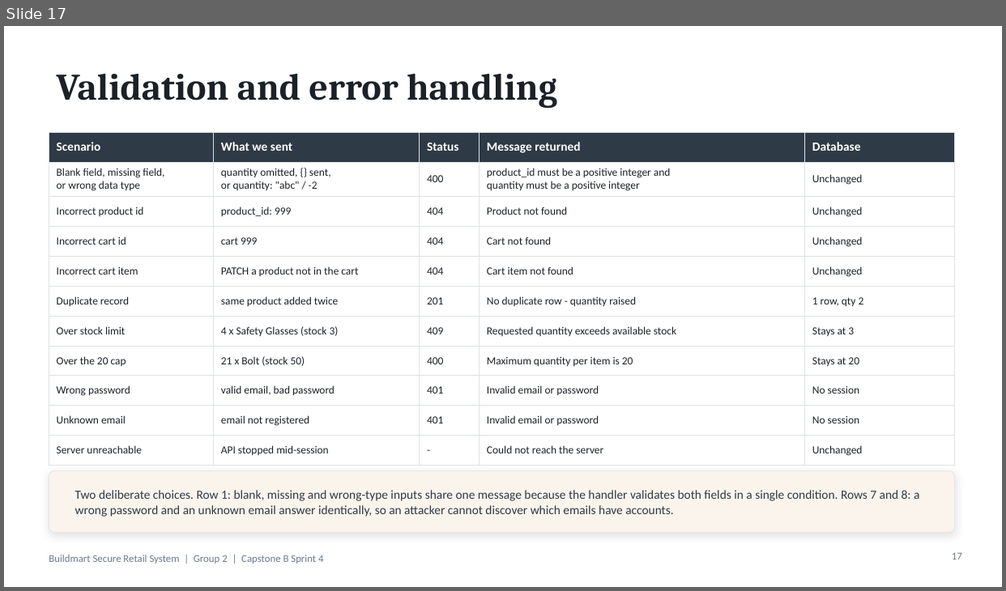
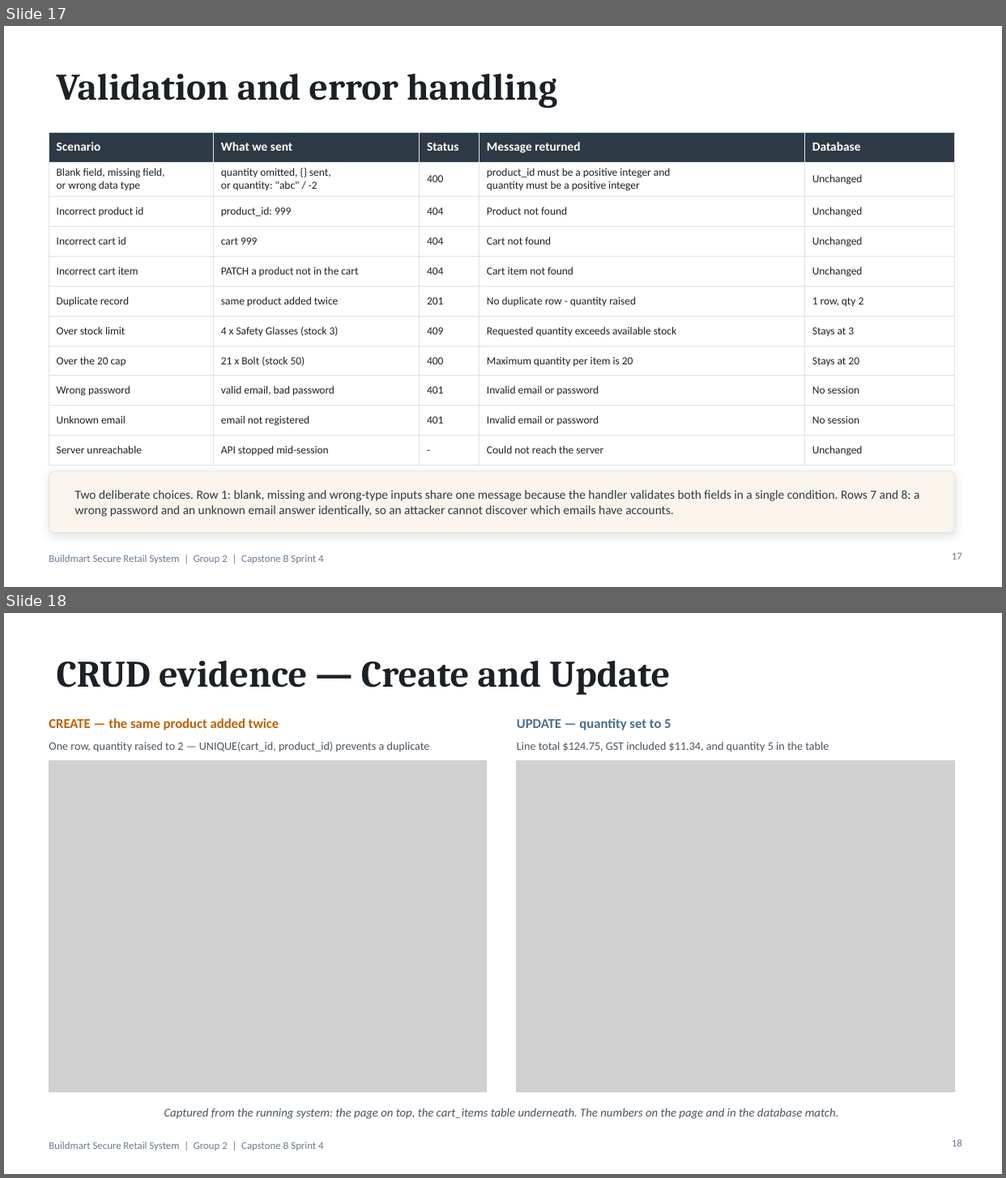
Before and after one commit to CapstoneAB/capstone_A_B, a slide deck: docs/sprint4/presentation/Buildmart-Sprint4-Final-Presentation.pptx. Shown one above the other, each under a label of ours: slide 17 before the commit, slides 17 and 18 after it. The pictures are 1006x591 and 1006x1178 pixels, drawn with LibreOffice and Linux fonts; fonts in the diff are those of the drawing; grey boxes stand for pictures. Boxes give left, top, right and bottom in pixels: in the first picture for what was removed or moved away, otherwise in the second. Text is boxed around its words. In the diff, an @@ line names an element or a change of style, - is before the commit and + after.

```diff
--- a/docs/sprint4/presentation/Buildmart-Sprint4-Final-Presentation.pptx
+++ b/docs/sprint4/presentation/Buildmart-Sprint4-Final-Presentation.pptx
@@ slide 18 added at <box>4,613,1002,1174</box>, background #FFFFFF; not listed: 1 template element that a slide beside it also shows @@
@@ title added at <box>57,661,670,695</box>, 36 pt, text #1C2127, bold @@
+CRUD evidence — Create and Update
@@ text added at <box>49,718,279,730</box>, 13 pt, text #C25E00, bold @@
+CREATE — the same product added twice
@@ text added at <box>517,718,671,730</box>, 13 pt, text #4A6D8C, bold @@
+UPDATE — quantity set to 5
@@ text added at <box>49,742,430,752</box>, 11 pt, text #4A5560 @@
+One row, quantity raised to 2 — UNIQUE(cart_id, product_id) prevents a duplicate
@@ text added at <box>517,742,829,752</box>, 11 pt, text #4A5560 @@
+Line total $124.75, GST included $11.34, and quantity 5 in the table
@@ picture added at <box>49,761,487,1093</box> @@
@@ rectangle added at <box>49,761,487,1093</box>, outline #C8D0D6 0.75 pt @@
@@ picture added at <box>517,761,955,1093</box> @@
@@ rectangle added at <box>517,761,955,1093</box>, outline #C8D0D6 0.75 pt @@
@@ text added at <box>164,1108,839,1119</box>, 11.5 pt, text #4A5560, italic @@
+Captured from the running system: the page on top, the cart_items table underneath. The numbers on the page and in the database match.
@@ page number added at <box>952,1139,962,1147</box>, 10 pt, text #6B7A8F @@
+18
```
Also in this commit, not shown: 2 other slides added, 12 other files.
